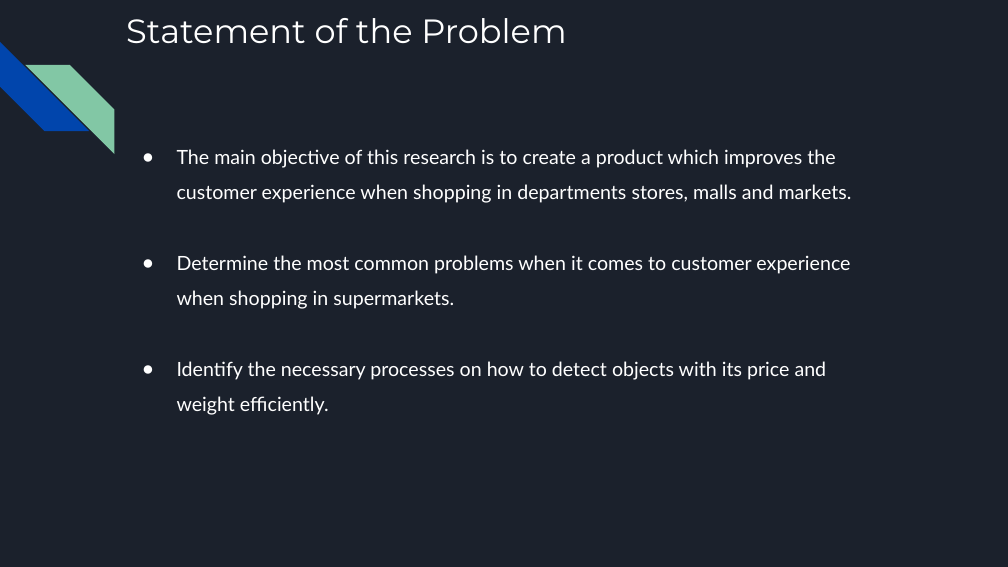
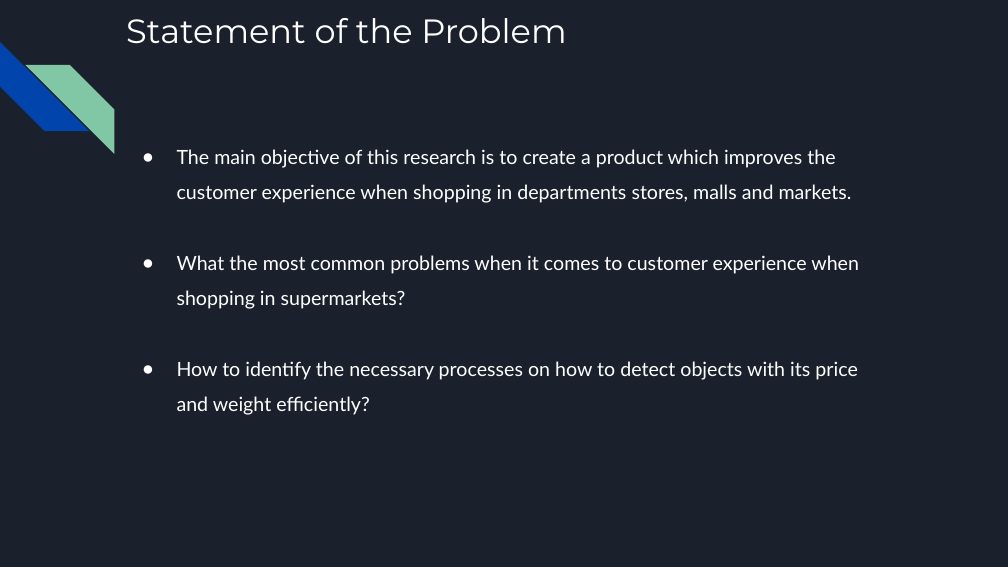
Before and after one commit to jubelalferez/Project-Design, a slide deck: slide 5 of tflite/Documents/Image Processing Shopping Cart Tagger.pptx. Drawn at 1008x567 pixels with LibreOffice and Linux fonts; fonts in the diff are those of the drawing. Boxes give left, top, right and bottom in pixels: in the first picture for what was removed or moved away, otherwise in the second. Text is boxed around its words. In the diff, an @@ line names an element or a change of style, - is before the commit and + after.

Commit message:
Updated ppt

```diff
--- a/tflite/Documents/Image Processing Shopping Cart Tagger.pptx
+++ b/tflite/Documents/Image Processing Shopping Cart Tagger.pptx
@@ text at box(177, 255, 859, 415): text changed @@
-● Determine the most common problems when it comes to customer experience when shopping in supermarkets.
-● Identify the necessary processes on how to detect objects with its price and weight efficiently.
+● What the most common problems when it comes to customer experience when shopping in supermarkets?
+● How to identify the necessary processes on how to detect objects with its price and weight efficiently?
```
Also in this commit, not shown: 1 other slide changed.
